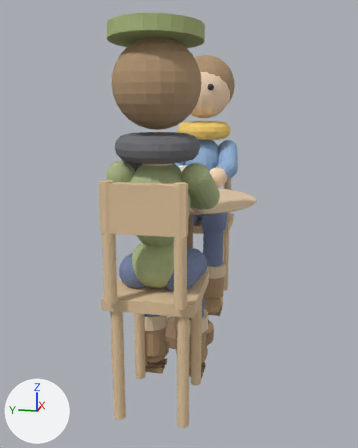
A saved change to the glTF model assets/models/10-cafe-patrons/10-cafe-patrons.glb.
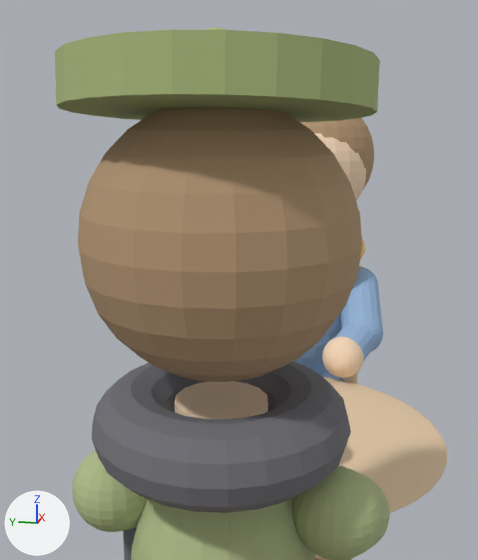
Each version is shown whole from a camera (50 mm lens) standing at (-2.058, -0.382, 1.045) and looking at (-0.033, 0.024, 0.539), then close up from a camera (50 mm lens) standing at (-1.139, -0.147, 1.22) and looking at (-0.52, -0.023, 1.066). The lights are fixed; the arrows at lower left show +X, +Y and +Z. The last two pictures show the newer version. Where no turn or scale is listed for an object, it has been applied to the vertices.
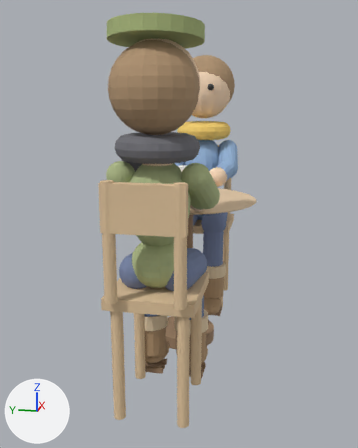
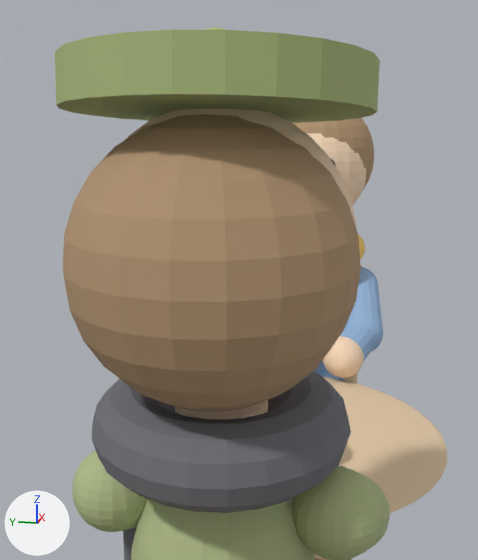
Location of each change, [x1, y1, x2, y2] in pixels of the close-ups (478 x 560 px):
'Sphere.056', moved
    before: [78, 107, 362, 382]
    after: [63, 114, 361, 412]
'Cylinder.029', unchanged, covered by the edit
    before: [174, 381, 268, 419]
    after: [175, 400, 268, 419]
'Sphere.032', unchanged, uncovered by the edit
    after: [125, 109, 356, 226]

What the commit changed:
Object 'Sphere.056' (ob_sphere_056) moves from (-0.5, 0.0, 1.1) to (-0.535, 0.0, 1.085).
